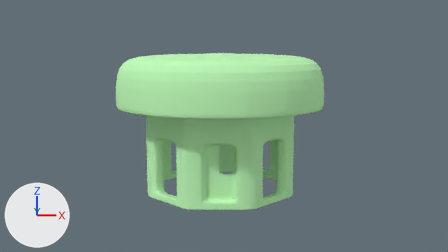
Renders of the Blender file Models/Robot_Bee/Robot_Bee_10 (RV).blend from each side of a commit.
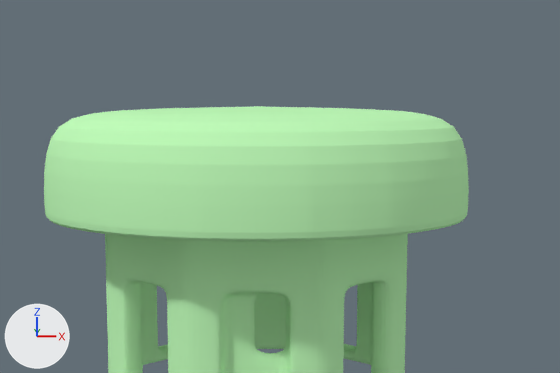
The first picture shows the older version from the file's camera 'Camera'. The close-ups show both versions on the part from 21% to 82% of the width and 0% to 73% of the height of that picture. The axes (+X, +Y, +Z) are drawn at lower left. The lights are the same throughout.
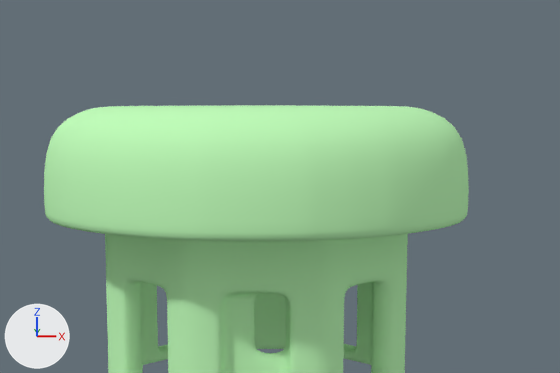
The change, as JSON lines over the scene's bpy script:
```json
{"block": "me_cylinder_003", "where": "# used by ob_cylinder; location = (0.0, 0.0, 1.0); rotation_euler = (0.0, 0.0, 0.785), in degrees (0, 0, 45)"}
{"op": "remove", "block": "me_cylinder_003", "code": "me_cylinder_003.from_pydata(...)  # 1249 vertices, 1218 faces; spans x -1.39..1.39, y -1.39..1.39, z -1.0..0.87"}
{"op": "add", "block": "me_cylinder_003", "code": "me_cylinder_003.from_pydata(...)  # 1298 vertices, 1267 faces; spans x -1.39..1.39, y -1.39..1.39, z -1.0..0.87"}
{"block": "me_cylinder_003", "change": "me_cylinder_003 part 1"}
{"block": "me_cylinder_003", "change": "1 face is deleted"}
{"block": "me_cylinder_003", "change": "49 vertices are added at x -0.94..0.95, y -0.95..0.94, z 0.87"}
{"block": "me_cylinder_003", "change": "50 new faces join them"}
{"block": "me_cylinder_003", "change": "me_cylinder_003 part 2: 1217 kept faces spanning x -1.39..1.39, y -1.39..1.39, z -1.0..0.87 are now shaded smooth"}
```

What differs and where, as boxes [x1, y1, x2, y2] in the close-ups (560 x 373 px):
```json
{"object": "Cylinder", "change": "reshaped", "before": [44, 106, 469, 373], "after": [44, 105, 469, 373]}
{"part": 1, "of": "me_cylinder_003", "change": "built on", "before": [111, 106, 397, 113], "after": [88, 105, 424, 111]}
{"part": 2, "of": "me_cylinder_003", "change": "shading changed", "before": [46, 214, 358, 241], "after": [46, 214, 358, 241]}
```
